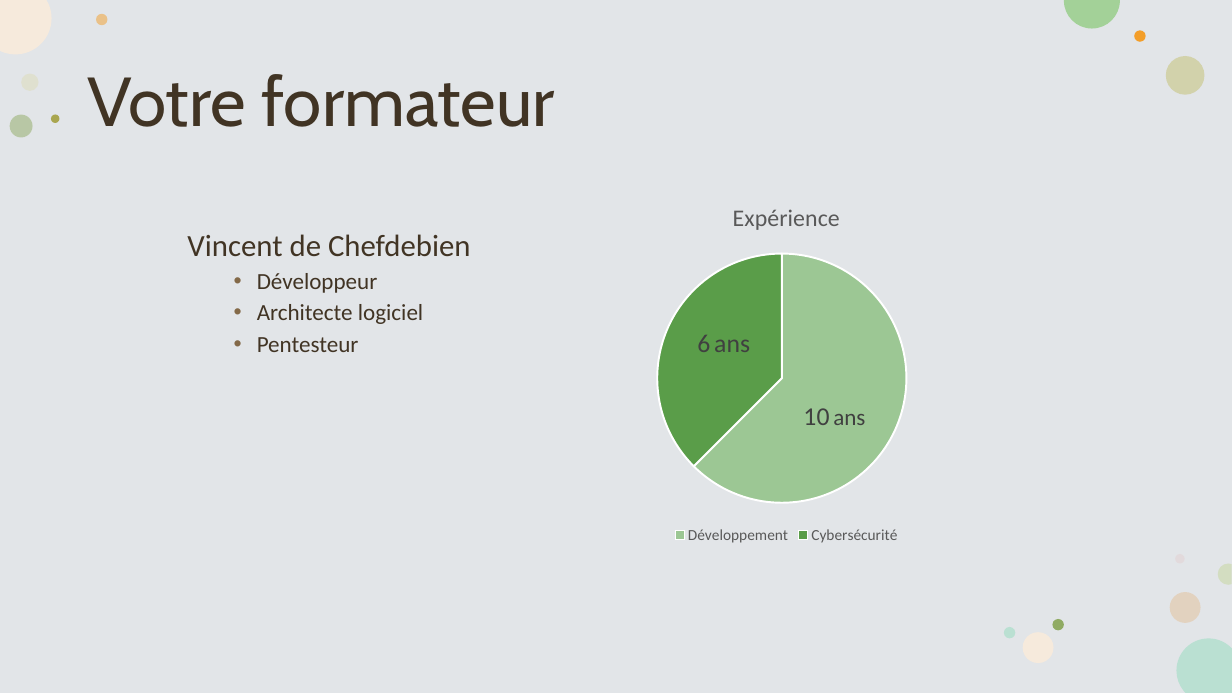
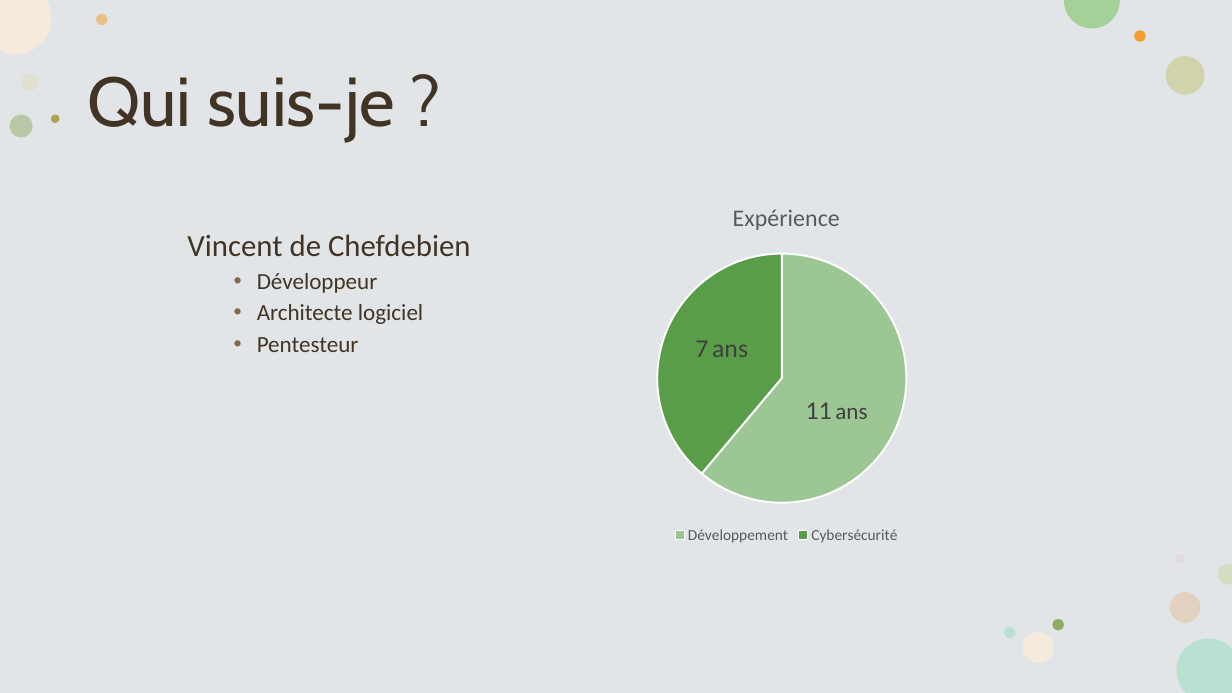
Before and after one commit to vdechef/secdev, a slide deck: slide 2 of Sécurité dans les développements.pptx. Drawn at 1232x693 pixels with LibreOffice and Linux fonts; fonts in the diff are those of the drawing. Boxes give left, top, right and bottom in pixels: in the first picture for what was removed or moved away, otherwise in the second. Text is boxed around its words. In the diff, an @@ line names an element or a change of style, - is before the commit and + after.

Commit message:
update

```diff
--- a/Sécurité dans les développements.pptx
+++ b/Sécurité dans les développements.pptx
@@ title at <box>88,76,395,141</box>: text changed @@
-Votre formateur
+Qui suis-je ?
@@ pie chart at <box>511,185,1062,548</box> @@
@@ Expérience, Développement: 10 to 11 @@
@@ Expérience, Cybersécurité: 6 to 7 @@
@@ data labels of Expérience changed @@
```
Also in this commit, not shown: 1 other slide changed.
